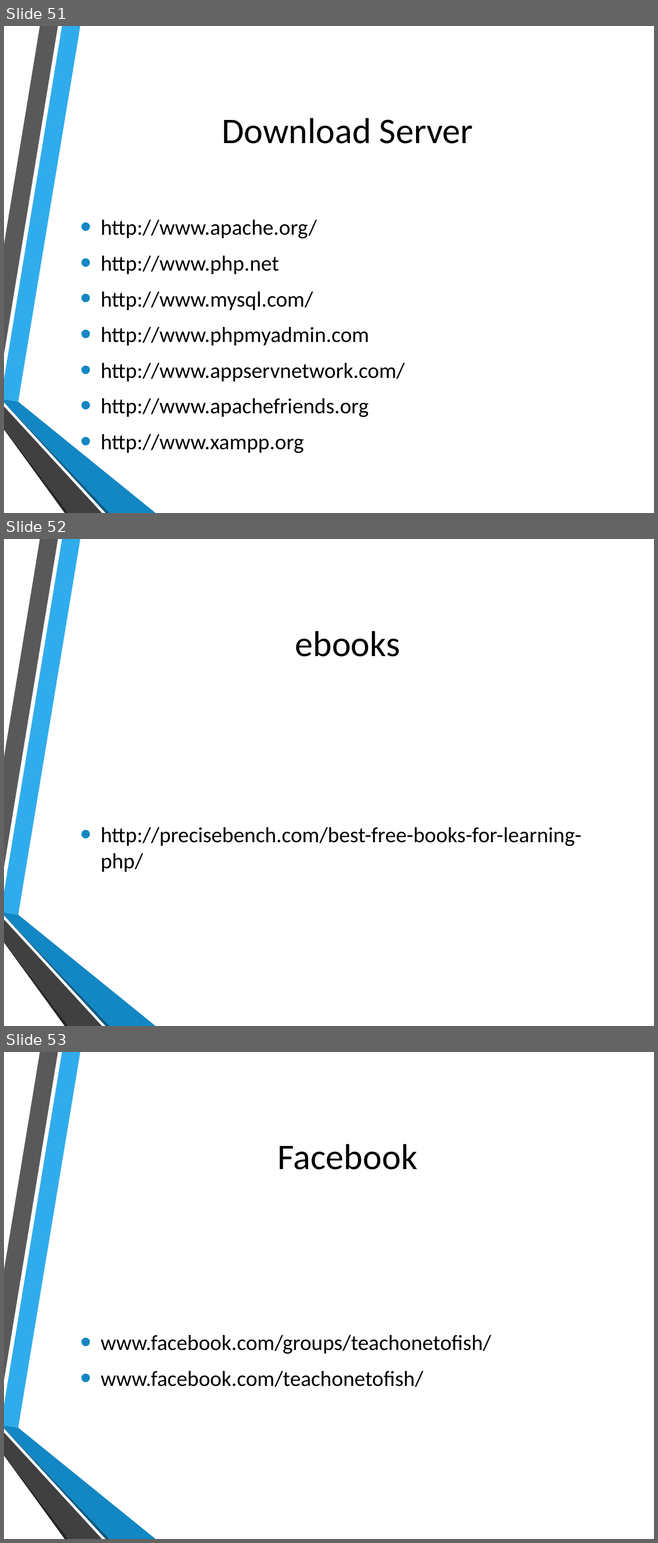
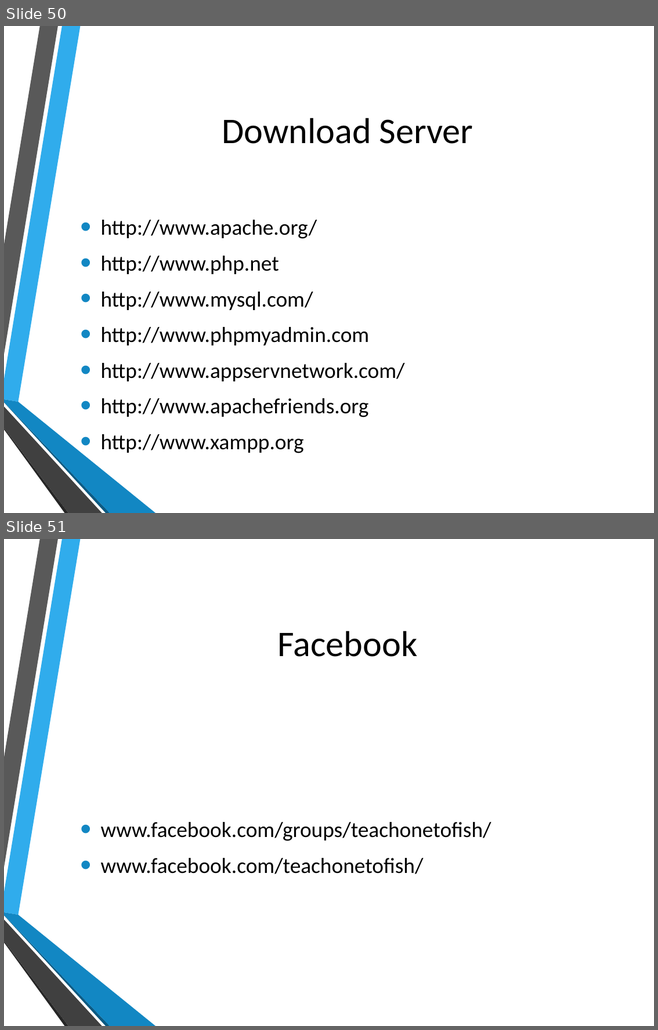
Before and after one commit to hatted/fevaworks-php, a slide deck: php-fw1/lesson1.pptx. Shown one above the other, each under a label of ours: slides 51, 52 and 53 before the commit, slides 50 and 51 after it. The pictures are 658x1543 and 658x1030 pixels, drawn with LibreOffice and Linux fonts; fonts in the diff are those of the drawing; background and template pictures are left out. Boxes give left, top, right and bottom in pixels: in the first picture for what was removed or moved away, otherwise in the second. Text is boxed around its words. In the diff, an @@ line names an element or a change of style, - is before the commit and + after.

```diff
--- a/php-fw1/lesson1.pptx
+++ b/php-fw1/lesson1.pptx
@@ slide 52 removed at bbox=[4, 539, 654, 1026], background picture (left out); not listed: 6 template elements that a slide beside it also shows @@
@@ title removed at bbox=[295, 631, 400, 657] @@
-ebooks
@@ text removed at bbox=[101, 827, 582, 872] @@
-• http://precisebench.com/best-free-books-for-learning-php/
@@ what was slide 51 is now slide 50 @@
@@ what was slide 53 is now slide 51 @@
```
Also in this commit, not shown: 8 slides changed, 1 slide added, 2 other slides removed, 2 other files.
